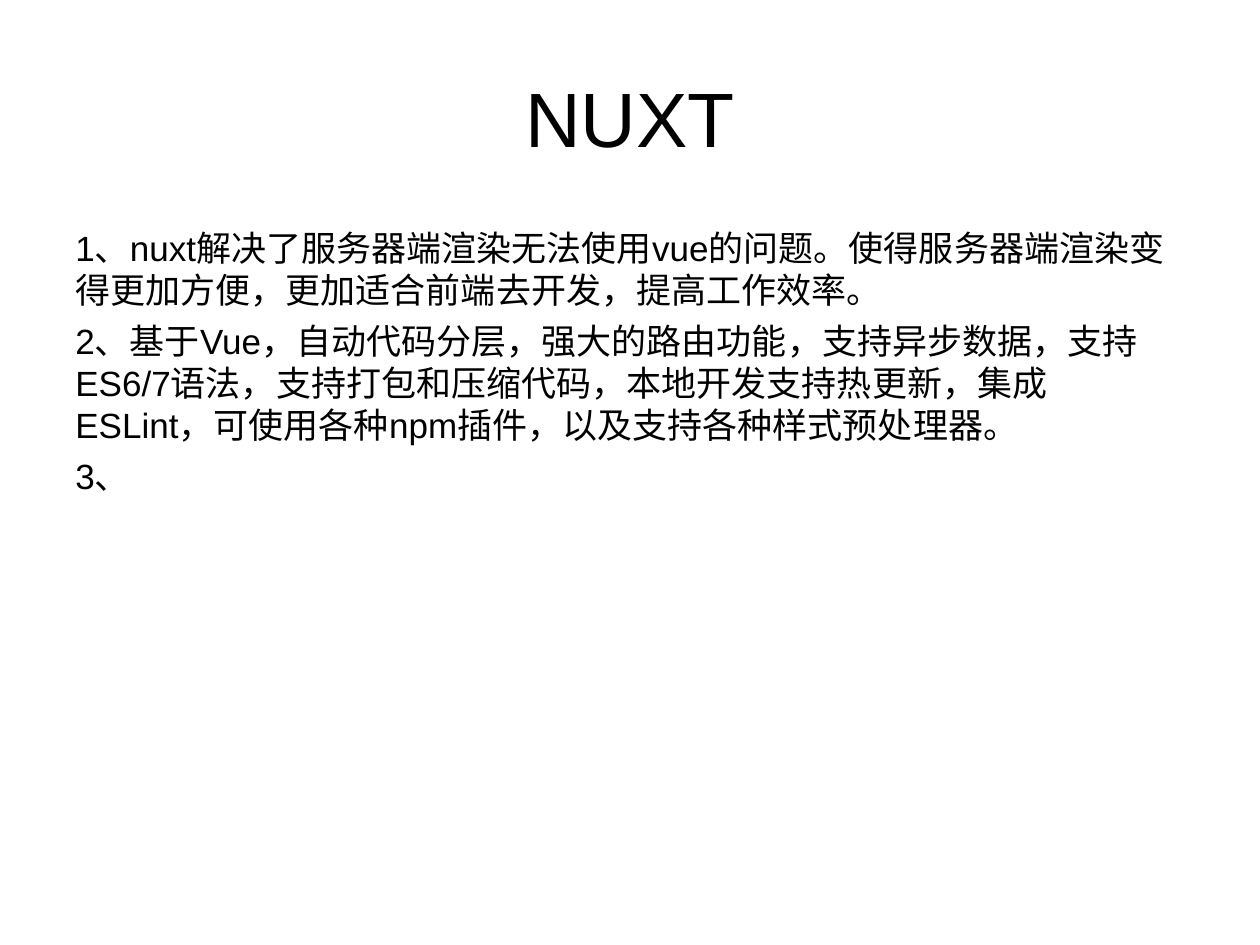
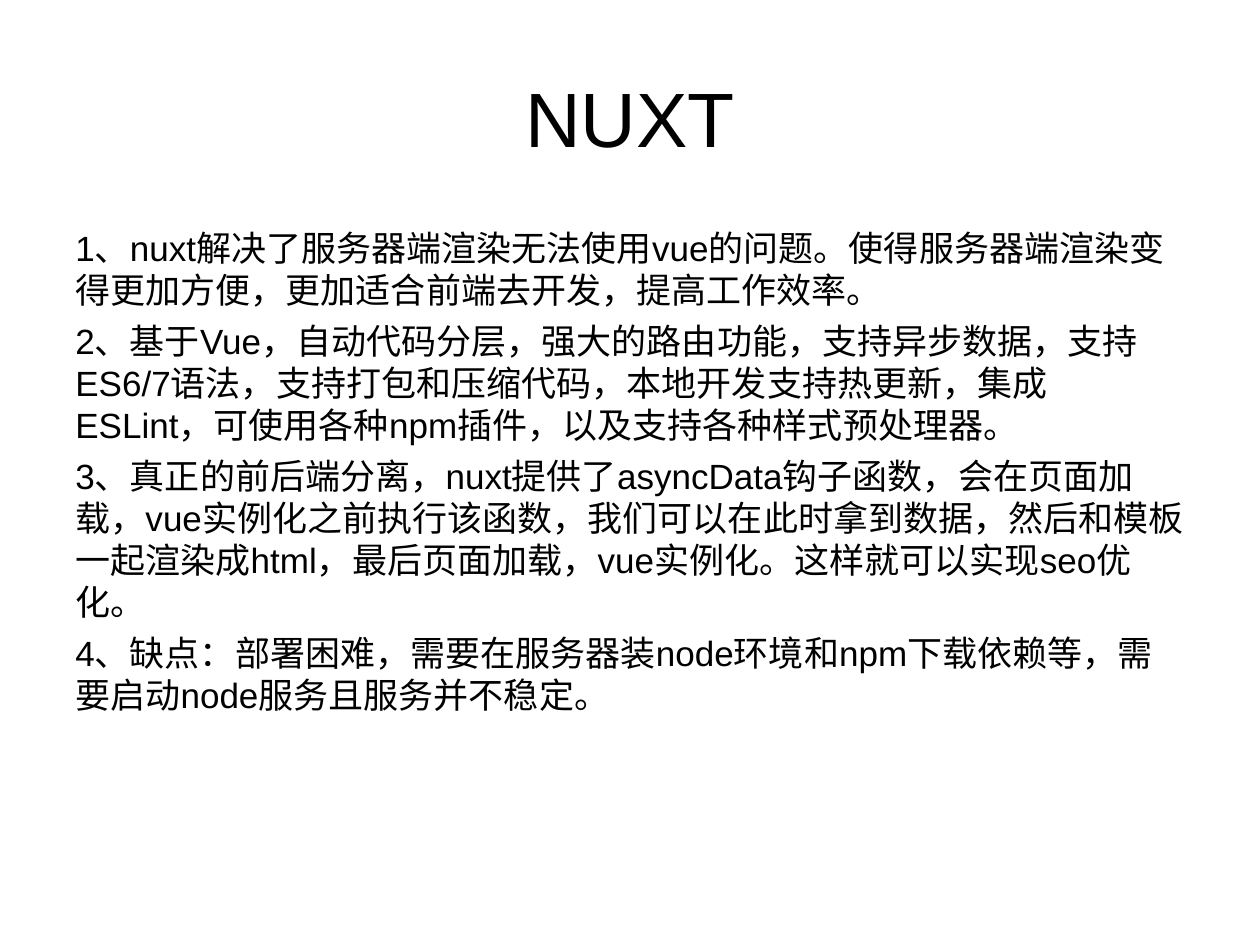
Before and after one commit to Alan055/node-koa, a slide deck: slide 20 of Alan-node解读.ppt (slide 18 before the commit). Drawn at 1260x945 pixels with LibreOffice and Linux fonts; fonts in the diff are those of the drawing. Boxes give left, top, right and bottom in pixels: in the first picture for what was removed or moved away, otherwise in the second. Text is boxed around its words. In the diff, an @@ line names an element or a change of style, - is before the commit and + after.

```diff
--- a/Alan-node解读.ppt
+++ b/Alan-node解读.ppt
@@ text at bbox=[75, 461, 1184, 711]: text changed @@
-3、
+3、真正的前后端分离，nuxt提供了asyncData钩子函数，会在页面加载，vue实例化之前执行该函数，我们可以在此时拿到数据，然后和模板一起渲染成html，最后页面加载，vue实例化。这样就可以实现seo优化。
+4、缺点：部署困难，需要在服务器装node环境和npm下载依赖等，需要启动node服务且服务并不稳定。
```
Also in this commit, not shown: 3 slides added, 1 slide removed.
